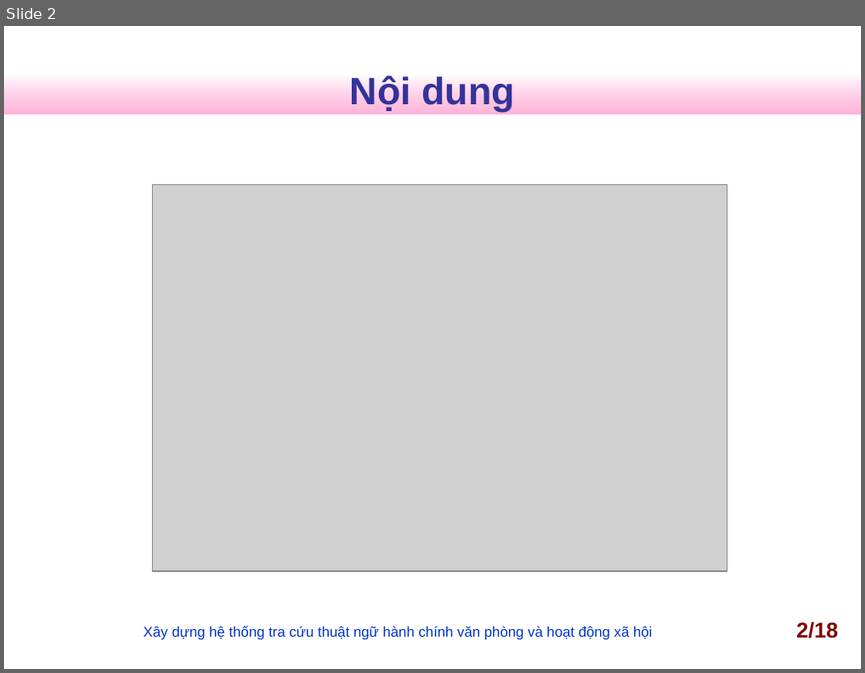
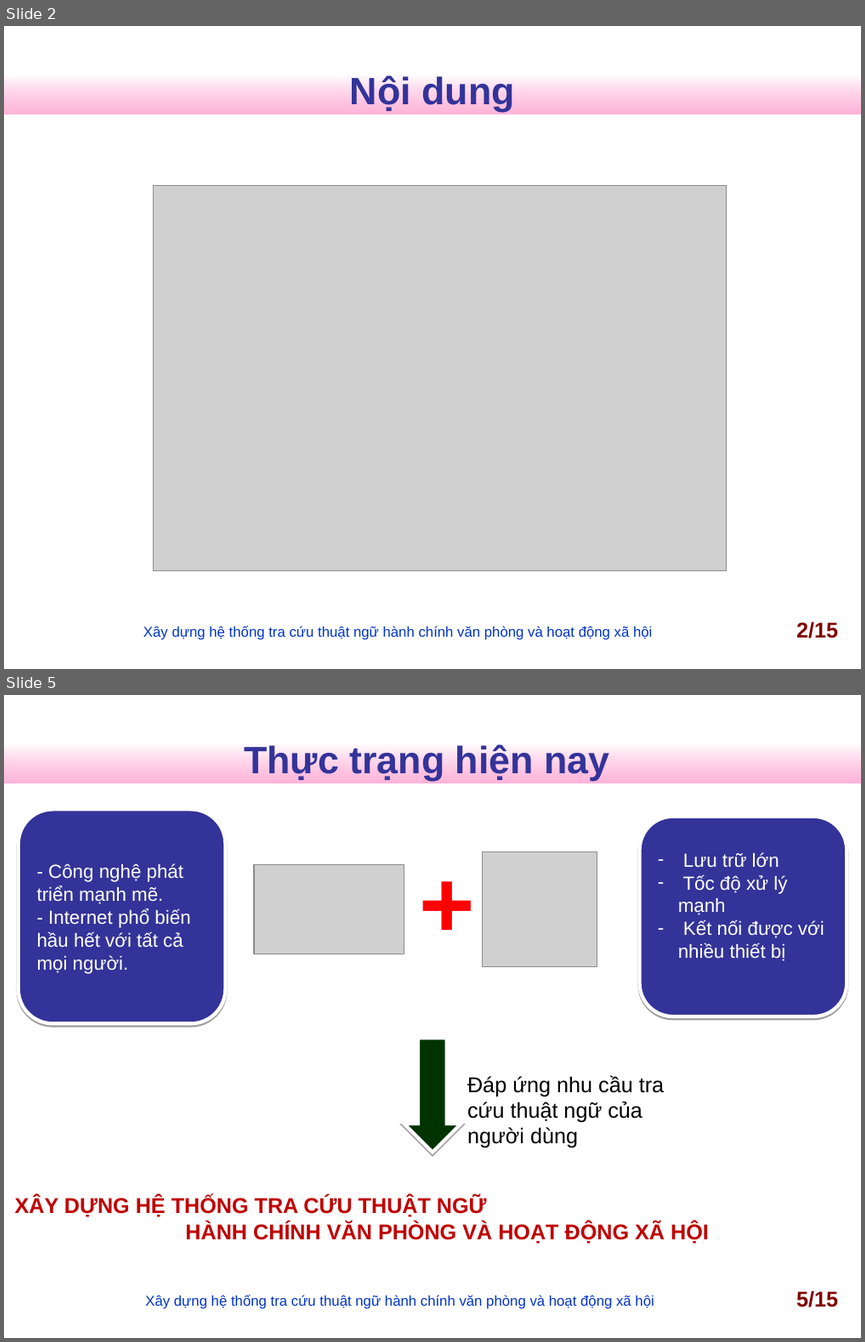
Before and after one commit to nguyentk90/tra-cuu-thuat-ngu-hanh-chinh, a slide deck: Documents/slideN2013.ppt. Shown one above the other, each under a label of ours: slide 2 before the commit, slides 2 and 5 after it; the slides between them are not shown. The pictures are 865x673 and 865x1342 pixels, drawn with LibreOffice and Linux fonts; fonts in the diff are those of the drawing; grey boxes stand for pictures; background and template pictures are left out. Boxes give left, top, right and bottom in pixels: in the first picture for what was removed or moved away, otherwise in the second. Text is boxed around its words. In the diff, an @@ line names an element or a change of style, - is before the commit and + after.

```diff
--- a/Documents/slideN2013.ppt
+++ b/Documents/slideN2013.ppt
@@ slide 5 added at bbox=[4, 695, 861, 1338], background #FFFFFF; not listed: 1 template element that a slide beside it also shows @@
@@ title added at bbox=[244, 743, 609, 781], 32 pt, text #333399, bold @@
+Thực trạng hiện nay
@@ freeform shape added at bbox=[18, 809, 226, 1023], fill #333399, outline #FFFFFF 3 pt, 16 pt, text #FFFFFF @@
+- Công nghệ phát triển mạnh mẽ.
+- Internet phổ biến hầu hết với tất cả mọi người.
@@ rounded rectangle added at bbox=[640, 817, 847, 1016], fill #333399, outline #FFFFFF 3 pt, 16 pt, text #FFFFFF @@
+– Lưu trữ lớn
+– Tốc độ xử lý mạnh
+– Kết nối được với nhiều thiết bị
@@ text added at bbox=[411, 838, 454, 961], 80 pt, text #FF0000, bold @@
++
@@ picture added at bbox=[254, 865, 404, 953] @@
@@ picture added at bbox=[482, 851, 596, 966] @@
@@ down arrow added at bbox=[404, 1038, 461, 1151], fill #003300, outline #FFFFFF 3 pt @@
@@ text added at bbox=[467, 1075, 664, 1148], 18 pt, text #000000 @@
+Đáp ứng nhu cầu tra cứu thuật ngữ của người dùng
@@ text added at bbox=[15, 1196, 709, 1243], 18 pt, text #C00000, bold @@
+XÂY DỰNG HỆ THỐNG TRA CỨU THUẬT NGỮ HÀNH CHÍNH VĂN PHÒNG VÀ HOẠT ĐỘNG XÃ HỘI
@@ text added at bbox=[145, 1294, 653, 1309], 12 pt, text #0033CC @@
+Xây dựng hệ thống tra cứu thuật ngữ hành chính văn phòng và hoạt động xã hội
@@ page number added at bbox=[796, 1290, 838, 1307], 18 pt, text #800000, bold @@
+5/15
@@ page number at bbox=[796, 621, 838, 638]: text changed @@
-2/18
+2/15
```
Also in this commit, not shown: 6 slides changed, 7 other slides added, 15 slides removed, 2 other files.
